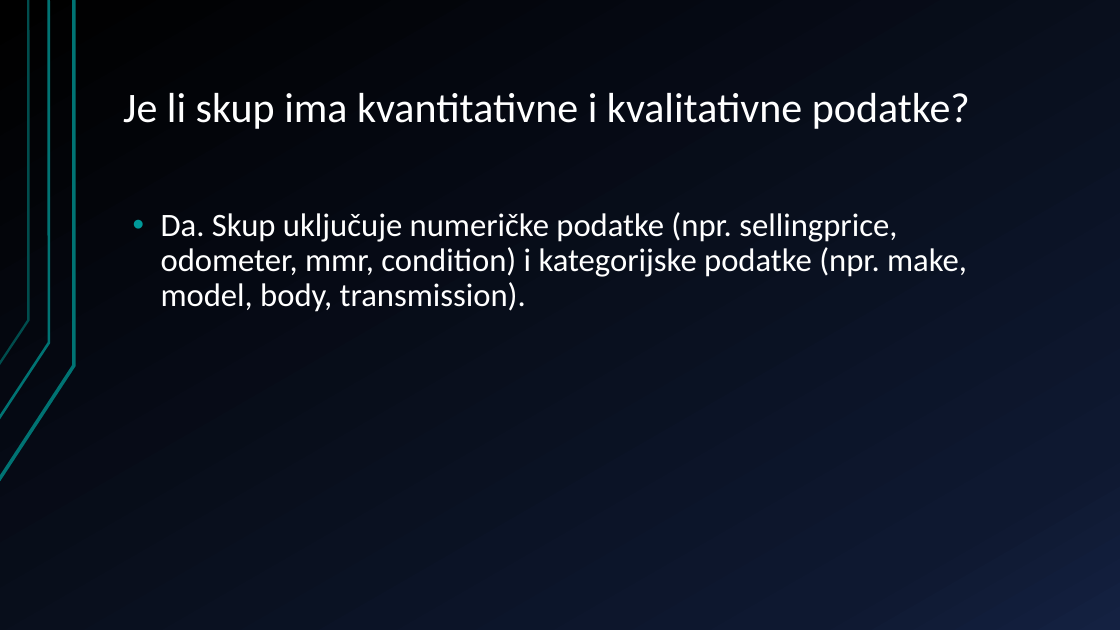
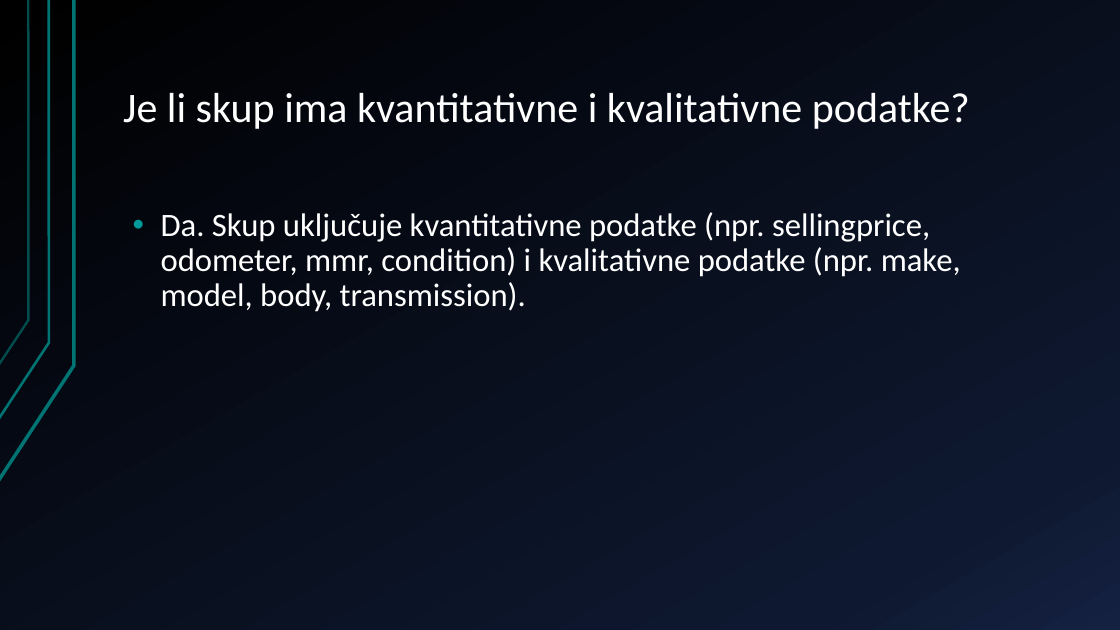
Before and after one commit to lorenbazon96/SRP_projekt_car_price, a slide deck: slide 13 of Checkpoint_1.pptx. Drawn at 1120x630 pixels with LibreOffice and Linux fonts; fonts in the diff are those of the drawing. Boxes give left, top, right and bottom in pixels: in the first picture for what was removed or moved away, otherwise in the second. Text is boxed around its words. In the diff, an @@ line names an element or a change of style, - is before the commit and + after.

```diff
--- a/Checkpoint_1.pptx
+++ b/Checkpoint_1.pptx
@@ text at (161,212,961,312): text changed @@
-• Da. Skup uključuje numeričke podatke (npr. sellingprice, odometer, mmr, condition) i kategorijske podatke (npr. make, model, body, transmission).
+• Da. Skup uključuje kvantitativne podatke (npr. sellingprice, odometer, mmr, condition) i kvalitativne podatke (npr. make, model, body, transmission).
```
Also in this commit, not shown: 7 other files.
